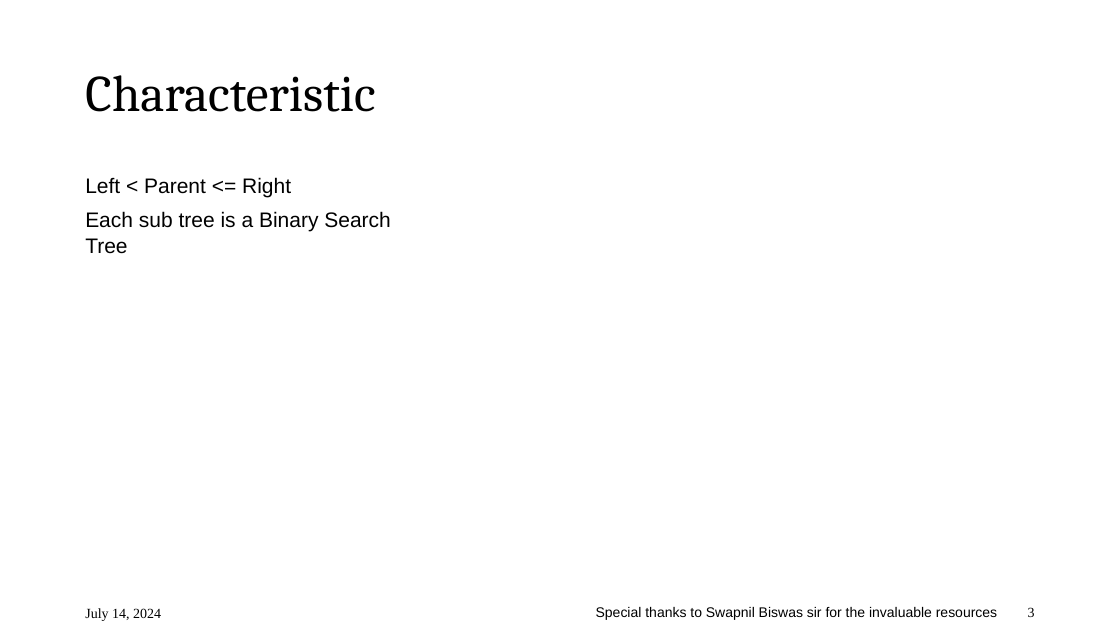
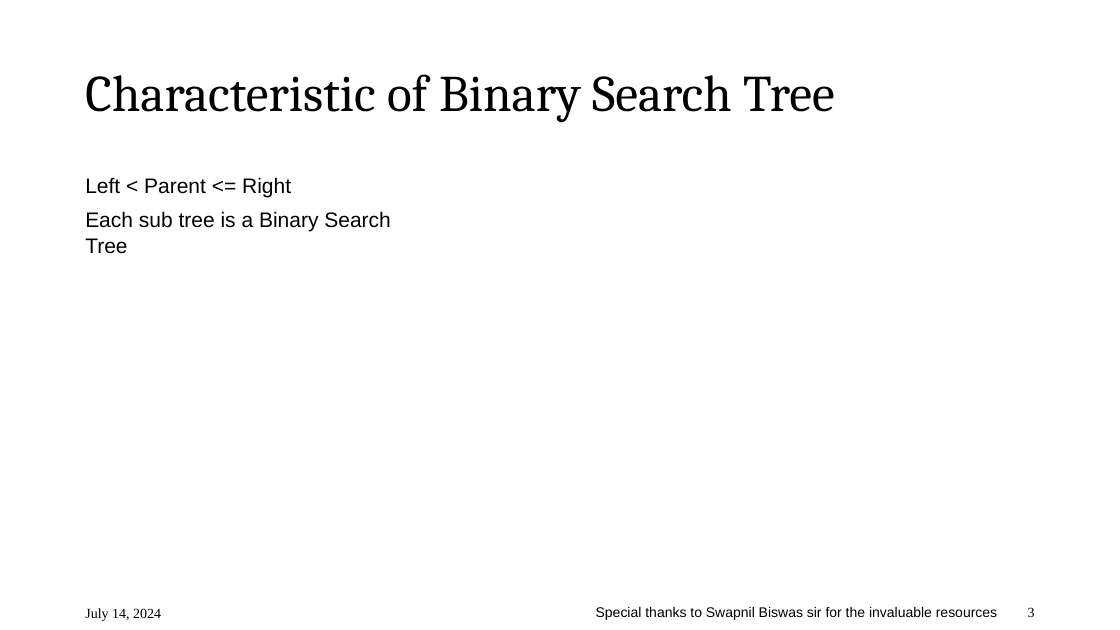
Before and after one commit to saifurrahman1701/Data-Structure-and-Algorithm-Course-Content-Theory-Sessional-, a slide deck: slide 3 of CSE 203/Course Content/04. Binary Searcch Tree.pptx. Drawn at 1120x630 pixels with LibreOffice and Linux fonts; fonts in the diff are those of the drawing; background and template pictures are left out. Boxes give left, top, right and bottom in pixels: in the first picture for what was removed or moved away, otherwise in the second. Text is boxed around its words. In the diff, an @@ line names an element or a change of style, - is before the commit and + after.

Commit message:
week 11 update

```diff
--- a/CSE 203/Course Content/04. Binary Searcch Tree.pptx
+++ b/CSE 203/Course Content/04. Binary Searcch Tree.pptx
@@ title at [85, 74, 835, 122]: text changed @@
-Characteristic
+Characteristic of Binary Search Tree
```
